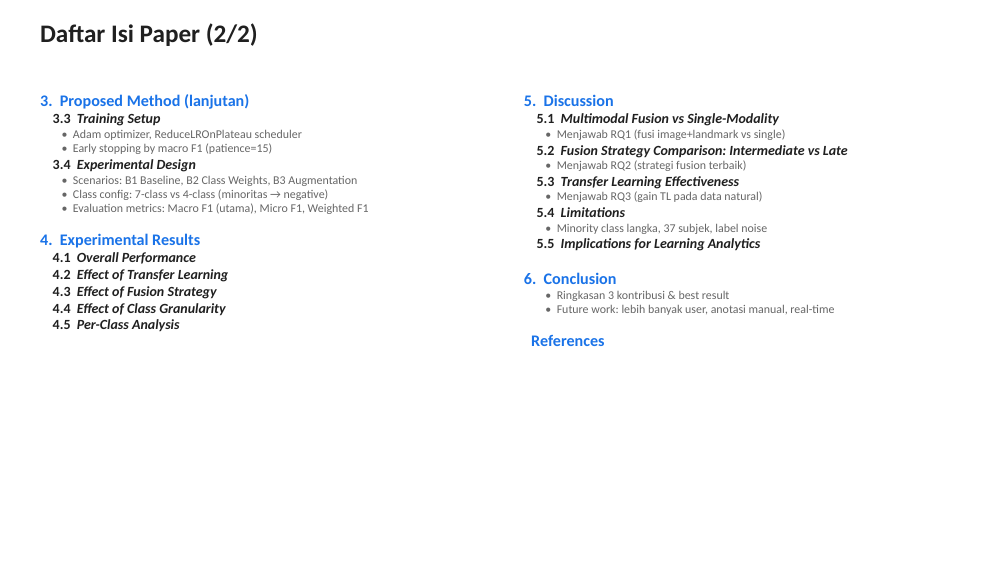
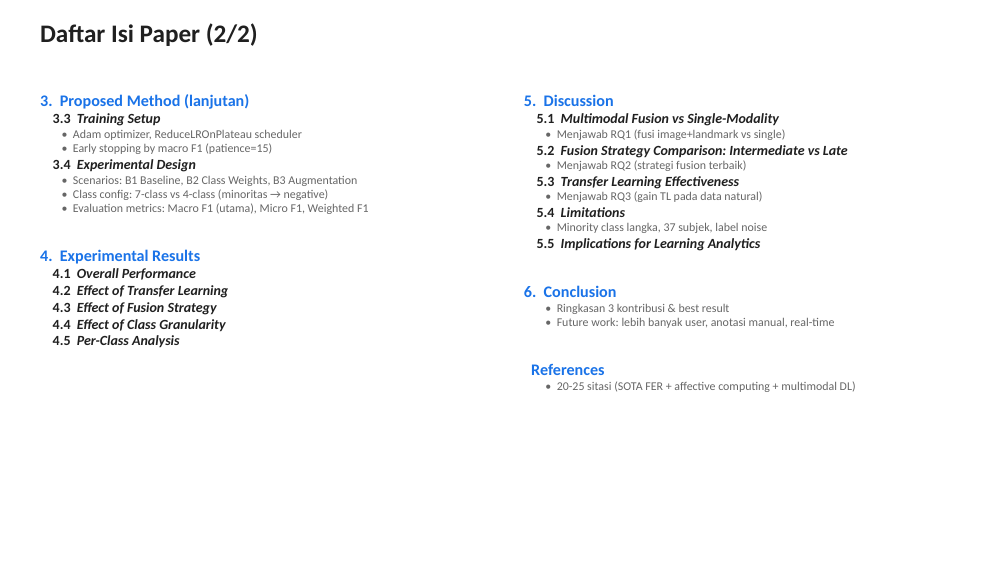
Before and after one commit to taufikhdyt01/MultimodalEmoLearn, a slide deck: slide 3 of docs/PPT JITeCS.pptx. Drawn at 1008x567 pixels with LibreOffice and Linux fonts; fonts in the diff are those of the drawing. Boxes give left, top, right and bottom in pixels: in the first picture for what was removed or moved away, otherwise in the second. Text is boxed around its words. In the diff, an @@ line names an element or a change of style, - is before the commit and + after.

```diff
--- a/docs/PPT JITeCS.pptx
+++ b/docs/PPT JITeCS.pptx
@@ text "3. Proposed Method (lanjutan)" rewrapped from [40,94,368,331] to [40,94,368,347] @@
@@ text at [557,381,856,392]: paragraph added @@
+• 20-25 sitasi (SOTA FER + affective computing + multimodal DL)
```
Also in this commit, not shown: 8 other slides changed, 11 other files.
